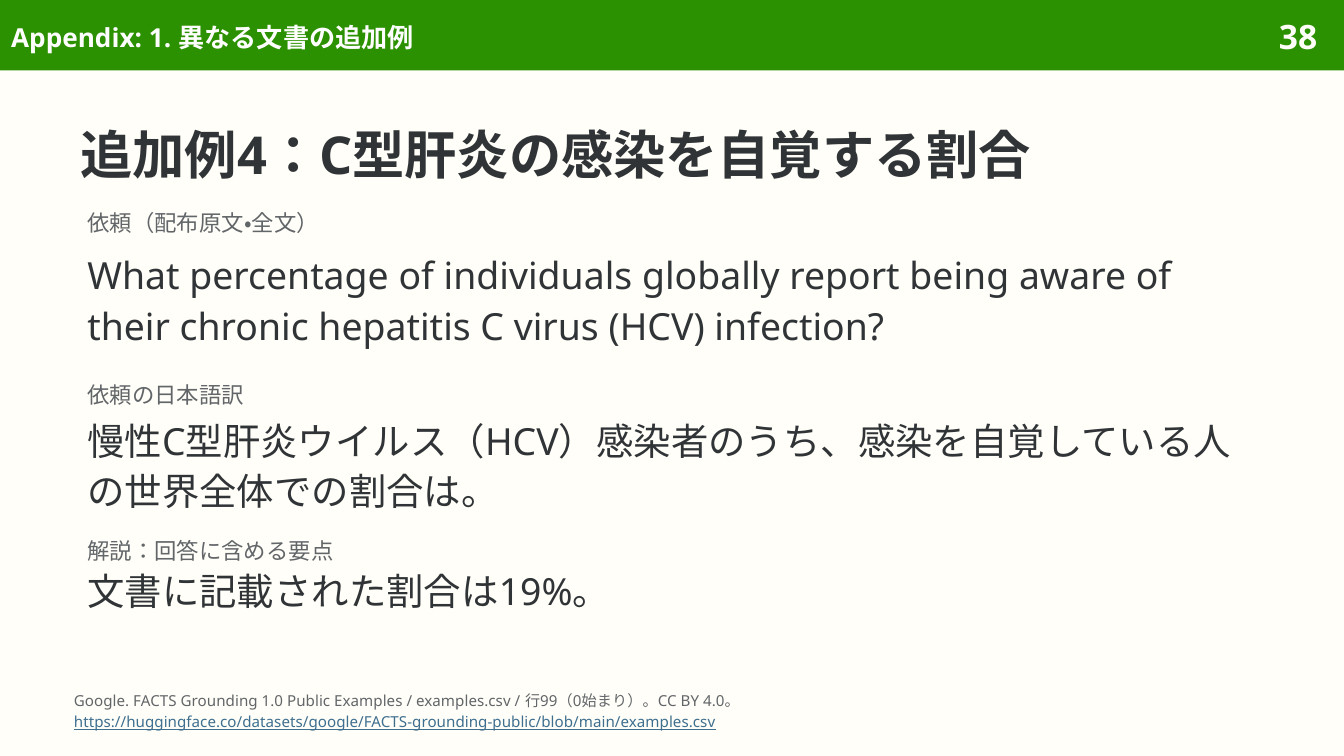
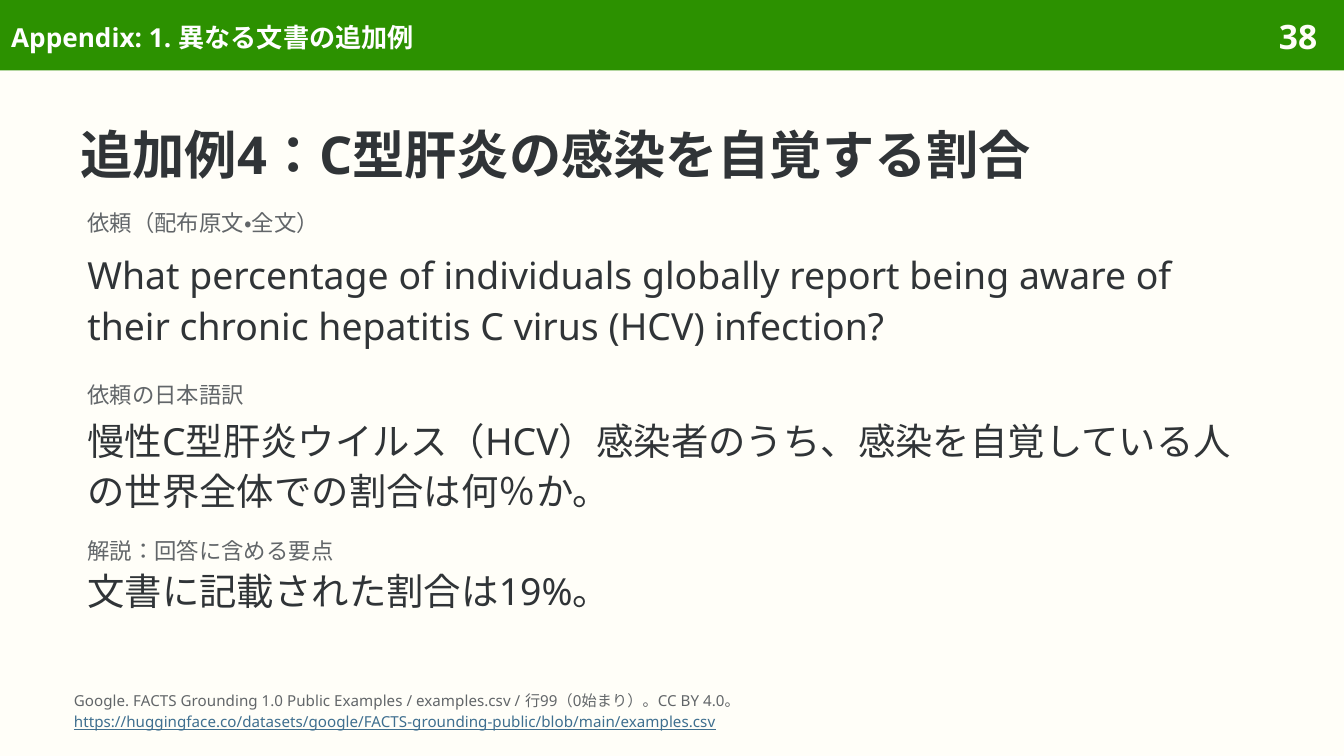
Before and after one commit to sasakiy84/datasets-in-10-minutes, a slide deck: slide 38 of slides/datasets-in-10-minutes-facts-grounding.pptx. Drawn at 1344x756 pixels with LibreOffice and Linux fonts; fonts in the diff are those of the drawing. Boxes give left, top, right and bottom in pixels: in the first picture for what was removed or moved away, otherwise in the second. Text is boxed around its words. In the diff, an @@ line names an element or a change of style, - is before the commit and + after.

```diff
--- a/slides/datasets-in-10-minutes-facts-grounding.pptx
+++ b/slides/datasets-in-10-minutes-facts-grounding.pptx
@@ text at [87,423,1231,508]: text changed @@
-慢性C型肝炎ウイルス（HCV）感染者のうち、感染を自覚している人の世界全体での割合は。
+慢性C型肝炎ウイルス（HCV）感染者のうち、感染を自覚している人の世界全体での割合は何％か。
```
Also in this commit, not shown: 16 other slides changed, 7 other files.
